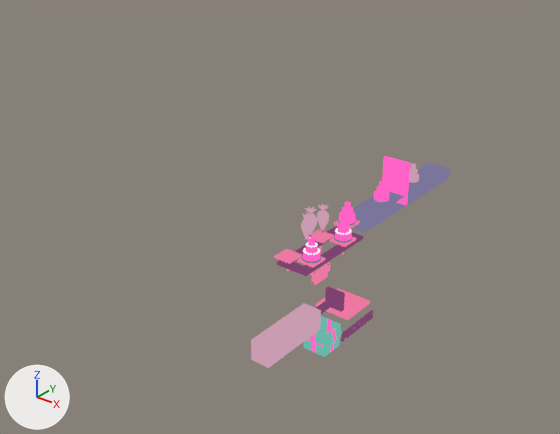
One commit to the Blender file layout.blend: the scene before it, then after it.
Camera for both pictures: a 50 mm lens placed at (8.2, -11.93, 6.43), pointed at (0.83, -2.72, 0.72). The lights are fixed; the arrows at lower left show +X, +Y and +Z. The first picture is the older version.

In view in the first picture: 'Glaze waterfall', 'belt segment.001', 'box base', 'decor track', 'pusher house' and 24 more.
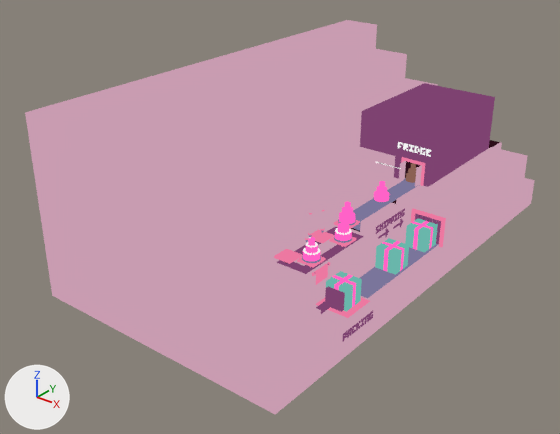
Location of each change, (x1, y1, x2, y2) in pixels of the pictures (560 x 434 px):
```json
{"object": "steps", "change": "shown", "after": [25, 20, 535, 414], "on screen": "pink"}
{"object": "fridge box", "change": "added", "after": [360, 83, 495, 187], "on screen": "purple"}
{"object": "shipping area", "change": "shown", "after": [408, 147, 527, 248], "on screen": "pink"}
{"object": "Glaze waterfall", "change": "deleted", "before": [382, 156, 410, 205], "on screen": "pink"}
{"object": "wrapped box.001", "change": "shown", "after": [375, 238, 409, 275]}
{"object": "belt segment", "change": "shown", "after": [360, 244, 439, 298], "on screen": "blue"}
{"object": "wrapped box.002", "change": "shown", "after": [405, 219, 438, 252]}
{"object": "wrapped box", "change": "shown", "after": [326, 271, 362, 312]}
{"object": "Shipping door", "change": "shown", "after": [411, 208, 446, 248]}
{"object": "fridge door", "change": "added", "after": [399, 161, 422, 187]}
{"object": "flaps", "change": "shown", "after": [415, 213, 441, 244]}
{"object": "SHIPPING", "change": "shown", "after": [376, 208, 405, 234]}
{"object": "FRIDGE", "change": "added", "after": [398, 142, 431, 157]}
{"object": "fridge door frame", "change": "added", "after": [401, 157, 425, 186]}
{"object": "ARROW", "change": "shown", "after": [378, 218, 403, 239]}
{"object": "belt segment.001", "change": "unchanged, covered by the edit", "before": [352, 163, 450, 233], "after": [353, 180, 417, 230]}
```

Edits to the scene script, one JSON object a line:
```json
{"op": "add", "block": "me_cube_071", "code": ["me_cube_071 = bpy.data.meshes.new('Cube.071')", "me_cube_071.from_pydata(...)  # 194 vertices, 184 faces; spans x -0.015..0.015, y -0.015..0.625, z -0.085..0.035", "me_cube_071.materials.append(mat_white)"]}
{"op": "add", "block": "me_cube_070", "code": ["me_cube_070 = bpy.data.meshes.new('Cube.070')", "me_cube_070.from_pydata(...)  # a box spanning x -0.159..0.01, y -0.005..0.005, z -0.006..0.005", "me_cube_070.materials.append(mat_factory_base)"]}
{"op": "add", "block": "me_cube_069", "code": ["me_cube_069 = bpy.data.meshes.new('Cube.069')", "me_cube_069.from_pydata(...)  # 24 vertices, 22 faces; spans x -0.435..0.015, y 0.015..0.525, z -0.025..0.025", "me_cube_069.materials.append(mat_factory_accent)"]}
{"op": "add", "block": "me_cube_068", "code": ["me_cube_068 = bpy.data.meshes.new('Cube.068')", "me_cube_068.from_pydata(...)  # 88 vertices, 84 faces, 6 loose edges; spans x -1.1..0.36, y -0.02..2.22, z -0.52..0.64", "# faces by material slot: [67, 17]", "me_cube_068.materials.append(mat_factory_accent_dark)", "me_cube_068.materials.append(mat_void)"]}
{"op": "remove", "block": "ob_steps", "code": "ob_steps.hide_set(True)"}
{"op": "remove", "block": "ob_arrow", "code": "ob_arrow.hide_set(True)  # its collection is switched off"}
{"op": "remove", "block": "ob_shipping", "code": "ob_shipping.hide_set(True)  # its collection is switched off"}
{"op": "remove", "block": "ob_shipping_area", "code": "ob_shipping_area.hide_set(True)  # its collection is switched off"}
{"op": "remove", "block": "ob_shipping_door", "code": "ob_shipping_door.hide_set(True)  # its collection is switched off"}
{"op": "remove", "block": "ob_wrapped_box", "code": "ob_wrapped_box.hide_set(True)  # its collection is switched off"}
{"op": "remove", "block": "ob_wrapped_box_001", "code": "ob_wrapped_box_001.hide_set(True)  # its collection is switched off"}
{"op": "remove", "block": "ob_wrapped_box_002", "code": "ob_wrapped_box_002.hide_set(True)  # its collection is switched off"}
{"op": "remove", "block": "ob_belt_segment", "code": "ob_belt_segment.hide_set(True)  # its collection is switched off"}
{"op": "remove", "block": "ob_flaps", "code": "ob_flaps.hide_set(True)  # its collection is switched off"}
{"op": "remove", "block": "ob_glaze_waterfall", "code": ["ob_glaze_waterfall = bpy.data.objects.new('Glaze waterfall', me_cube_059)", "ob_glaze_waterfall.location = (2.24, -1.4, 1.35)", "ob_glaze_waterfall.scale = (1.2, 1.0, 1.0)"]}
{"op": "add", "block": "ob_fridge", "code": ["ob_fridge = bpy.data.objects.new('FRIDGE', me_cube_071)", "ob_fridge.location = (1.93, -0.82, 1.74)", "ob_fridge.rotation_euler = (0.0, 0.0, 4.712)  # degrees (0, 0, 270)"]}
{"op": "add", "block": "ob_fridge_door", "code": ["ob_fridge_door = bpy.data.objects.new('fridge door', me_cube_070)", "ob_fridge_door.location = (2.4, -0.83, 1.31)", "ob_fridge_door.rotation_euler = (0.0, 0.0, 1.571)  # degrees (0, 0, 90)", "ob_fridge_door.scale = (1.0, 2.0, 30.0)", "_m = ob_fridge_door.modifiers.new('Mirror', 'MIRROR')", "_m.mirror_object = ob_uniced"]}
{"op": "add", "block": "ob_fridge_door_frame", "code": ["ob_fridge_door_frame = bpy.data.objects.new('fridge door frame', me_cube_069)", "ob_fridge_door_frame.location = (2.45, -0.82, 0.99)", "ob_fridge_door_frame.rotation_euler = (1.571, 0.0, 0.0)  # degrees (90, 0, 0)"]}
{"op": "add", "block": "ob_fridge_box", "code": ["ob_fridge_box = bpy.data.objects.new('fridge box', me_cube_068)", "ob_fridge_box.location = (2.25, -0.81, 1.52)"]}
```
